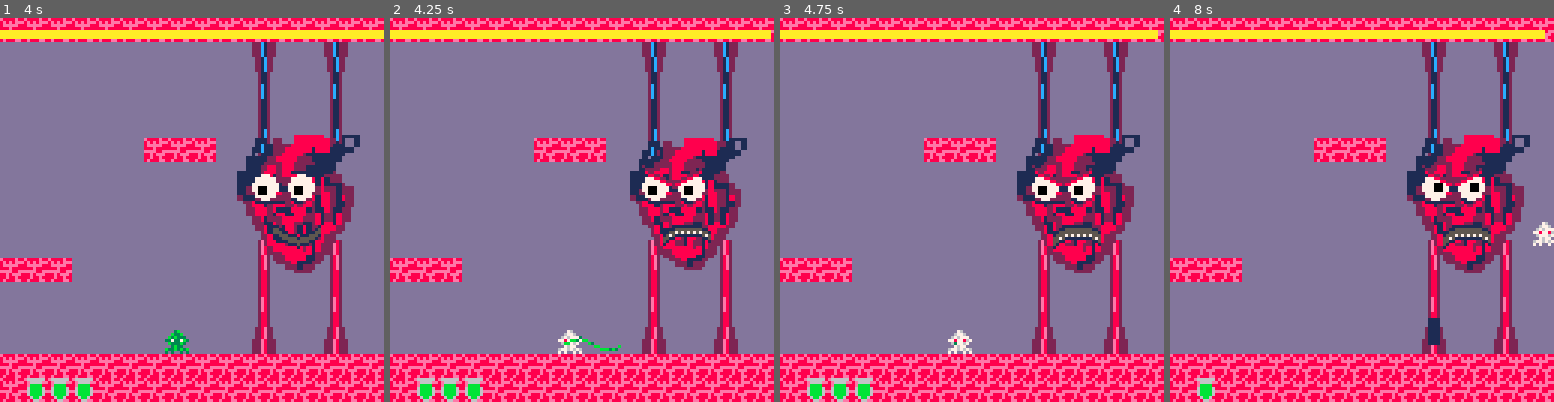
Above: before the commit, frames 1-4 (left to right).
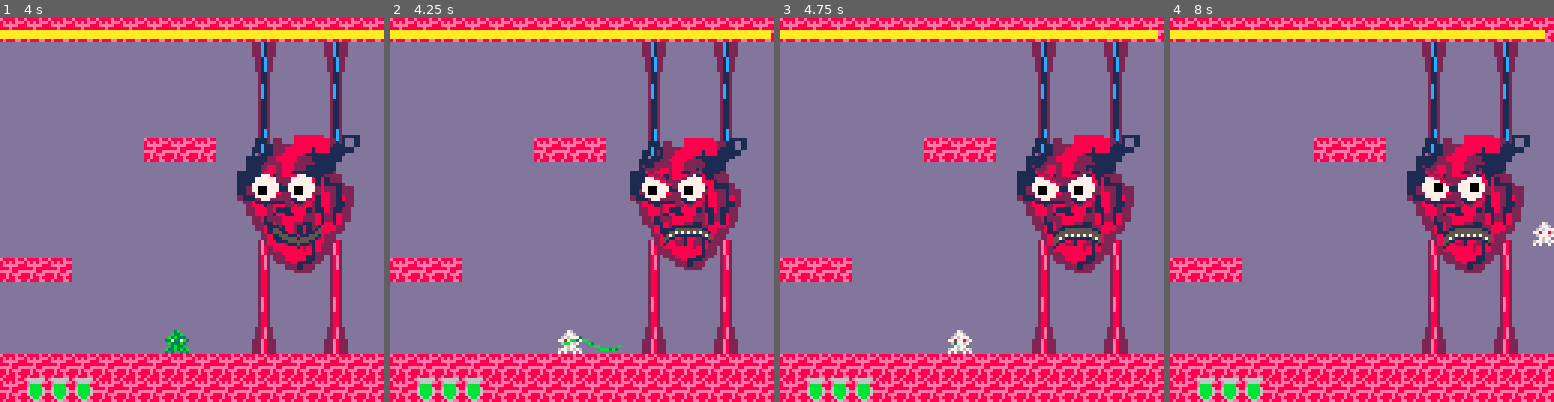
Above: after the commit, the same moments.

Repository: Von-dy/Game_Design_Final_Project
Game: PICO-8 cartridge current_build.p8
The game is run twice, just before and just after one commit, with the same random seed, the same clock (stepped at 60 frames per second) and the same inputs.
Inputs:
- Up to frame 1 (4 s): tap X (X key) at 0.33, 1.07, 1.85, 2.97 s; tap O (Z key) at 0.7, 1.7, 2.1, 2.5, 2.9, 3.3, 3.7 s; hold Right 1.6-2.1 s; hold Up 2.15-2.42 s; hold Right 2.47-3.03 s; hold Left 3.08-3.58 s; hold Down 3.63-3.97 s
- Up to frame 2 (4.25 s): hold Right from 4.02 s (still down); tap X (X key) at 4.08 s; tap O (Z key) at 4.1 s
- Up to frame 3 (4.75 s): tap O (Z key) at 4.5 s; release Right at 4.68 s; hold Up from 4.73 s (still down)
- Up to frame 4 (8 s): tap O (Z key) every 0.4 s from 4.9 to 7.7 s; release Up at 5.03 s; hold Left 5.08-5.68 s; tap X (X key) at 5.2, 6.32, 7.43 s; hold Down 5.73-6.03 s; hold Right 6.08-6.58 s; hold Right 6.63-7.13 s; hold Up 7.18-7.45 s; hold Right from 7.5 s (still down)

Frame 1 is identical in both runs. In frame 2, less than 0.1% of the frame differs, in the area x 74-83%, y 40-44%; in frame 3, less than 0.1%; in frame 4, 0.8%, in the area x 13-83%, y 40-100%.

Commit message:
Cleaned up filesystem

Diff:
--- a/current_build.p8
+++ b/current_build.p8
@@ -2,9 +2,9 @@
 version 8
 __lua__
 function _init()
- z=0 --beat speed
- c=0 --beat count
- tunes=0
+ music(-1)
+ sfx(-1)
+ z,c,boss=0,0,generic_boss() --beat speed, count
 
  --game object
  game={
@@ -17,7 +17,6 @@
  --hitscan list
  hitboxes = {}
  makeplayer(1)
- boss=generic_boss()
 end
 
 --generic boss class
@@ -60,8 +59,8 @@
 
 --makes the valves for the heart boss
 function make_valve(n)
- lx=86
- ly=28
+ lx,ly=86,28
+
  if n==2 then lx=110 ly=28 end
  if n==3 then lx=86 ly=100 end
  if n==4 then lx=110 ly=100 end
@@ -78,12 +77,12 @@
 end
 
 --make a bullet for some owner in some direction
-function make_bullet(o,d)
+function make_bullet(o,d,sp)
  b={
  x=o.x,
  y=o.y,
  d=d,
- sprite=21,
+ sprite=sp,
  spd=1,
  hbox=makehitbox(o.x+2,o.y+2,4,4,nil)
  }
@@ -103,7 +102,7 @@
  --if state 0 do nothing until attacked
 	if s==0 then
 	 for v in all(boss.valves) do
-	  if v.hp<50 then s=1 end
+	  if v.hp<50 then s=1 boss.ct=time() end
 	 end
 	end
  --if state 1 do clot attacks and valve bursts
@@ -138,9 +137,9 @@
   if timer%5==0 then
    clot_attack(side)
   end
-  --every 20 seconds change where flood is coming from
-  if timer%20==0 then
-   --flood()
+  --every 10 seconds change where flood is coming from
+  if timer%6==0 then
+   mini_heart()
   end
  end
  --move whatever bullets have been shot
@@ -152,21 +151,34 @@
 --rain clots of blood on one side of screen
 function clot_attack(side)
  --generate where bullets will spawn
- for i=0,64,3 do
+ for i=0,64,8 do
   tile={x=i,y=8}
   if side==1 then tile.x+=64 end
   t=rnd(5)
-  if t<=1 then add(boss.bullets,make_bullet(tile,3)) end
+  if t<=1 then add(boss.bullets,make_bullet(tile,3,21)) end
  end
 end
 
 --determines what random valve
 --bursts
 function vb()
- id=flr(rnd(4))+1
+ ids={}
+ --compose list of all valves
+ for v in all(boss.valves) do
+  add(ids,v.id)
+ end
+ selector=flr(rnd(#ids))+1
+ id=ids[selector]
+ --find which valve is the active one
  for v in all(boss.valves) do
   if id==v.id then v.sprite=1 return v end
  end
+end
+
+function mini_heart()
+ local y=flr(rnd(104))+8
+ tile={x=128, y=y}
+ add(boss.bullets,make_bullet(tile,10,20))
 end
 
 --for a valve, shoot a
@@ -175,7 +187,7 @@
  v.sprite=16
  --make 8 bullets, 4 diagonals 4 straight
  for i=0,7 do
-  b=make_bullet(v,i)
+  b=make_bullet(v,i,21)
   add(boss.bullets,b)
  end
 end
@@ -183,24 +195,18 @@
 function move_bullets()
  for b in all(boss.bullets) do
   --save tokens
-  d=b.d
-  x=b.x
-  y=b.y
+  d,x,y,dia,good,spd=b.d,b.x,b.y,b.dia,true,b.spd
   hbox=b.hbox
-  hx=hbox.x
-  hy=hbox.y
-  dia=b.dia
-  spd=b.spd
-  good=true
+  hx,hy=hbox.x,hbox.y
 
   --bullet collision with player
 		for p in all(players) do
-   if hcollide(hx,hbox.w,hy,hbox.h,p.x,p.w,p.y,p.h) then p.hp-=1 del(boss.bullets,b) good=false end
+   if p.state~=3 and hcollide(hx,hbox.w,hy,hbox.h,p.x,p.w,p.y,p.h) then p.hp-=1 del(boss.bullets,b) good=false end
   end
 
   if good then
 	  --delete bullets
-	  if x>128 or x<0 or y>112or y<8 then del(boss.bullets,b)
+	  if x>128 or x<0 or y>112 or y<8 or solid(hbox.x,hbox.y) or solid(hbox.x+hbox.w, hbox.y+hbox.h) then del(boss.bullets,b)
 	  else
 
 	  --normal bullet movement
@@ -217,13 +223,21 @@
 	  elseif d==7 then x+=spd y+=spd hx+=spd hy+=spd
 	  end
 
+	  --special bullet movement
+	  --mini heart
+	  if d==10 then x-=spd y+=1.5*cos(.5*time()) hx-=spd hy+=1.5*cos(.5*time()) end
+
 	  --update bullet values
-	  b.x=x
-	  b.y=y
-	  hbox.x=hx
-	  hbox.y=hy
-	  b.hbox=hbox
+	  b.x,b.y,hbox.x,hbox.y,b.hbox=x,y,hx,hy,hbox
 	  end
+  end
+ end
+end
+
+function col_collision(p,c)
+ for i=p.x+3,p.x+6 do
+  for j=p.y+3,p.y+6 do
+   if pget(i,j)==c then p.hp-=1 end
   end
  end
 end
@@ -264,7 +278,7 @@
   w=w,
   h=h
  }
- if name!=nil then hitboxes[name]=hbox add(hitboxes,hbox)
+ if name then hitboxes[name]=hbox add(hitboxes,hbox)
  else return hbox
  end
 end
@@ -469,8 +483,17 @@
 end
 
 function solid(x,y)
- val=mget(x/8,y/8)
- return fget(val,0)
+ return fget(mget(x/8,y/8),0)
+end
+
+function music_player(boss,state)
+ --heart boss
+ if boss.id==1 then
+  --no music
+  if state==0 then music(-1) end
+  --start at track 0
+  if state==1 then music(0) end
+ end
 end
 
 function _update60()
@@ -480,26 +503,25 @@
   for p in all(players) do
    if p.hp<=0 then _init() end
    groundmovement(p)
+   col_collision(p,10)
   end
   --determine what boss you are fighting
   if boss.id==0 then make_boss(1) end
-  --change what boss state
-  if btnp(4) then music(0) end
+  --fighting heart boss
+  s=boss.state
   if boss.id==1 then
-  	hb_logic(boss.state)
-	if boss.state==1 and tunes==0 then
-    tunes=1
-    music(0)
-   end
-  end
-  heart_beat()
+  	hb_logic(s)
+  	heart_beat()
+  	--if phase change
+  	if s~=boss.state then music_player(boss,boss.state) end
+  end
  end
 end
 
 function heart_beat()
  z+=.045+(.02*boss.state)
  if z>1 then z=0 end
- if cos(z)==1 then c+=1 if c==3 then c=0 else sfx(0) end end
+ if cos(z)==1 then c+=1 if c==3 then c=0 sfx(0,1) end end
 end
 
 function _draw()
@@ -514,6 +536,7 @@
   --print(p.hp,p.x-8,p.y-8)
  end
  for h in all(hitboxes) do
+ -- rectfill(h.x,h.y,h.x+h.w,h.y+h.h,1)
   for i=0, h.w-1 do
    local col=flr(rnd(3))
    if col>1 then pset(h.x+i, 2*sin(i/h.w)+h.y+2, 3) else pset(h.x+i, 2*sin(i/h.w)+h.y+2, 11) end
@@ -521,18 +544,28 @@
  end
  for b in all(boss.bullets) do
   spr(b.sprite,b.x,b.y)
- end
- local xyz=0
- for v in all(boss.valves) do
-  if v.sprite==1 then rectfill(v.x,v.y,v.x+3,v.y+8,1) end
-  xyz+=v.hp
- end
- rectfill(0,4,(xyz/200)*128,6,10)
+  --rectfill(b.hbox.x,b.hbox.y,b.hbox.x+b.hbox.w,b.hbox.y+b.hbox.h,4)
+ end
+ draw_hud(boss.id)
  for i=1,players[1].hp do
   spr(53,0+8*i,120)
  end
 end
 
+--given id of boss, draw the hp
+function draw_hud(id)
+ --heart boss
+ local hpleft=0
+ if id==1 then
+  for v in all(boss.valves) do
+   if v.sprite==1 then rectfill(v.x,v.y,v.x+3,v.y+8,1) end
+   hpleft+=v.hp
+  end
+  rectfill(0,4,(hpleft/200)*128,6,10)
+ --end heart boss drawing
+ end
+
+end
 
 function draw_boss()
  if c==1 then
@@ -545,62 +578,50 @@
  draw_face()
 end
 
+
 function draw_face()
  local y=0
  local x=0
-
- for p in all(players) do
-   y=p.y
-   x=p.x
- end
-  circfill(88, 56, 4, 7)
-  circfill(100, 56, 4, 7)
-
- if boss.state==1 then
-   --left brow
-  line(84, 49, 90, 53, 2)
-  line(85, 50, 92, 54, 2)
-  line(85, 51, 93, 55, 8)
-  --right brow
-  line(101, 49, 98, 53, 2)
-  line(103, 50, 96, 54, 2)
-  line(103, 51, 95, 55, 8)
-
-  --angry face
-  draw_lips(1, 91, 72, 16, 1, 5)
- elseif boss.state==0 then
-  --happy face
-  draw_lips(0, 91, 72, 16, 1, 5)
- elseif boss.state==2 then
- --sad face
-  draw_lips(2, 91, 72, 16, 1, 5)
-  line(88-1,52,88+1, 52, 2)
-  line(88-3,53,88+3, 53, 2)
-  line(88-3,54,88+3, 54, 2)
-  line(88-4,55,88+4, 55, 2)
-  line(100-1,52,100+1, 52, 2)
-  line(100-3,53,100+3, 53, 2)
-  line(100-3,54,100+3, 54, 2)
-  line(100-4,55,100+4, 55, 2)
+ for p in all(players) do y=p.y x=p.x end
+  draw_eyes(boss.state, 88, 56, 4, 12, 2, 8)
+  draw_lips(boss.state, 91, 72, 16, 1, 5)
+end
+
+--mood, eye_x, eye_y, eye_r, distance, primary color, secondary color
+function draw_eyes(m, e_x, e_y, e_r, d, p_col, s_col)
+ local l_e_x=e_x
+ local r_e_x=e_x+d
+
+ --base circle
+ circfill(e_x, e_y, e_r, 7)
+ circfill(r_e_x, e_y, e_r, 7)
+
+ --tracking pupils                                  -- sad pupils
+ if m<=1 then draw_pupils(e_x, e_y, e_r, d, 0) else draw_pupils(e_x, e_y, e_r, d, 1) end
+
+ --angry eyebrows
+ if m==1 then
+  --left brow
+ line(l_e_x-4, e_y-7, l_e_x+2, e_y-3, p_col)
+ line(l_e_x-3, e_y-6, l_e_x+4, e_y-2, p_col)
+ line(l_e_x-3, e_y-5, l_e_x+5, e_y-1, s_col)
+ --right brow
+ line(r_e_x+1, e_y-7, r_e_x-2, e_y-3, p_col)
+ line(r_e_x+3, e_y-6, r_e_x-4, e_y-2, p_col)
+ line(r_e_x+3, e_y-5, r_e_x+5, e_y-1, s_col)
+ elseif m==2 then -- sad / eyelids
+  for i=0, e_r do
+   if i==e_r then
+    line(l_e_x-i, e_y-e_r+i-1, l_e_x+i, e_y-e_r+i-1, p_col)
+    line(r_e_x-i, e_y-e_r+i-1, r_e_x+i, e_y-e_r+i-1, p_col)
+   else
+    line(l_e_x-i-1, e_y-e_r+i-1, l_e_x+i+1, e_y-e_r+i-1, p_col)
+    line(r_e_x-i-1, e_y-e_r+i-1, r_e_x+i+1, e_y-e_r+i-1, p_col)
+   end
+  end
   pset(91,59,12)
   pset(98,59,12)
-  if c>=1 then
-   line(88-4,56,88+4, 56, 2)
-   line(100-4,56,100+4, 56, 2)
-   pset(97,59,12)
-   pset(92,59,12)
-   if game.frame_counter%50<=30 then
-   line(88-4,57,88+4, 57, 2)
-   line(88-3,58,88+3, 58, 2)
-   line(100-4,57,100+4, 57, 2)
-   line(100-3,58,100+3, 58, 2)
-   pset(92,60,12)
-   pset(97,60,12)
-   end
-  end
-
- end
- --pupil tracking
+ end
 end
 
 --left center_x, left center_y, radius, distance, mood
@@ -631,7 +652,6 @@
 function draw_lips(m, x, y, len, p_col, s_col)
  local l=len*2
  if m==0 then --happy mood
-  draw_pupils(88, 56, 4, 12, 0)
   for i=0, len-1 do
    pset(x+i, y-4*sin(i/l), p_col)
    pset(x+i, (y-1)-4*sin(i/l), s_col)
@@ -644,7 +664,6 @@
    end
   end
  elseif m==1 then --angry mood
-  draw_pupils(88, 56, 4, 12, 0)
   for i=0, len-1 do
     pset(x+i, y+3*sin(i/l), p_col)
     pset(x+i, (y+1)+3*sin(i/l), s_col)
@@ -658,17 +677,15 @@
      if i%2==0 and i!=0 then pset(x+i, (y+3)+3*sin(i/l), 7) end
     end
    end
-  elseif m==2 then --sad mood
-   draw_pupils(88, 56, 4, 12, 1)
-  end
- end
-
- function draw_valves()
-  sspr(80, 0, 8, 8, 108, 8, 8, 38)
-  sspr(80, 8, 8, 8, 108, 74, 8, 38)
-  sspr(80, 0, 8, 8, 84, 8, 8, 38)
-  sspr(80, 8, 8, 8, 84, 74, 8, 38)
- end
+ end
+end
+
+function draw_valves()
+ sspr(80, 0, 8, 8, 108, 8, 8, 38)
+ sspr(80, 8, 8, 8, 108, 74, 8, 38)
+ sspr(80, 0, 8, 8, 84, 8, 8, 38)
+ sspr(80, 8, 8, 8, 84, 74, 8, 38)
+end
 
 
 __gfx__
@@ -680,13 +697,13 @@
 0070070028228288e222222eddddddddf474f4fff8f8e8f888e8eee8822222281111111111111111002112000000011111228888822211111110000000000000
 00000000e28e2e2e2e2222e2ddddddddff7f7f478e8f8fe888e88e882822228201111111111111100021c2000000011112222888222221111100000000000000
 000000008e2828e222eeee22dddddddd474f474fe8fe8e8f8e888ee8228888220011111111111100002c12000000011122882888222111111100000000000000
-00000000000000000000000000000000000000000000000000000000000000000882222200000000002e82000001111128882881111111111200000000000000
-000000000000000000000000000000000000000000777700000000000000000000888222000000000028e2000001111118812888811111122220000000000000
-00000000000000000000000000000000000000000777777077777777000000000711888200000000002882000001111188812228888881812220000000000000
-00000000000000000000000000000000000000000777777055555555000000000711118800000000002882000001111888111222288881811112000000000000
-00000000000000000000000000000000000000000777777077777777000000000771177800000000002e82000001122881181111228882822212220000000000
-00000000000000000000000000000000000000000777777000000000000000000777777000000000002882000001122281888221828222882212220000000000
-000000000000000000000000000000000000000000777700000000000000000000777700000000000228e2200002111222222221182281882218220000000000
+00000000000000000000000000000000080000800000000000000000000000000882222200000000002e82000001111128882881111111111200000000000000
+000000000000000000000000000000008e8008e800777700000000000000000000888222000000000028e2000001111118812888811111122220000000000000
+000000000000000000000000000000008ee88ee80777777077777777000000000711888200000000002882000001111188812228888881812220000000000000
+000000000000000000000000000000008eeeeee80777777055555555000000000711118800000000002882000001111888111222288881811112000000000000
+0000000000000000000000000000000008eeee800777777077777777000000000771177800000000002e82000001122881181111228882822212220000000000
+00000000000000000000000000000000008ee8000777777000000000000000000777777000000000002882000001122281888221828222882212220000000000
+000000000000000000000000000000000008800000777700000000000000000000777700000000000228e2200002111222222221182281882218220000000000
 00000000000000000000000000000000000000000000000000000000000000000000000000000000222e82220000228111111128112821882211220000000000
 00000000000000000000000000000000000000000000000000000000088222220000000000000000000000000000028881288822828821882211220000000000
 00000000000000000000000000000000000000000000000000000000008882220000000000000000000000000000022888281118888121182112200000000000
--- a/master_animation_funcs.lua
+++ /dev/null
@@ -1,132 +0,0 @@
-
-function draw_boss()
- if c==1 then
-  draw_valves()
-  sspr(88, 0, 32, 32, 75,39, 46, 46)
- else
-  draw_valves()
-  sspr(88, 0, 32, 32, 76,40, 44, 44)
- end
- draw_face()
-end
-
-function draw_face()
- local y=0
- local x=0
- for p in all(players) do y=p.y x=p.x end
-  draw_eyes(boss.state, 88, 56, 4, 12, 2, 8)
-  draw_lips(boss.state, 91, 72, 16, 1, 5)
-
-  --pset(91,59,12)
-  --pset(98,59,12)
-  --if c>=1 then
-   --line(88-4,56,88+4, 56, 2)
-   --line(100-4,56,100+4, 56, 2)
-   --pset(97,59,12)
-   --pset(92,59,12)
-   --if game.frame_counter%50<=30 then
-   --line(88-4,57,88+4, 57, 2)
-   --line(88-3,58,88+3, 58, 2)
-   --line(100-4,57,100+4, 57, 2)
-   --line(100-3,58,100+3, 58, 2)
-   --pset(92,60,12)
-   --pset(97,60,12)
-   --end
-  --end
-end
-
---mood, eye_x, eye_y, eye_r, distance, primary color, secondary color
-function draw_eyes(m, e_x, e_y, e_r, d, p_col, s_col)
- local l_e_x=e_x
- local r_e_x=e_x+d
-
- --base circle
- circfill(e_x, e_y, e_r, 7)
- circfill(r_e_x, e_y, e_r, 7)
-
- --tracking pupils                                  -- sad pupils
- if m<=1 then draw_pupils(e_x, e_y, e_r, d, 0) else draw_pupils(e_x, e_y, e_r, d, 1) end
-
- --angry eyebrows
- if m==1 then
-  --left brow
- line(l_e_x-4, e_y-7, l_e_x+2, e_y-3, p_col)
- line(l_e_x-3, e_y-6, l_e_x+4, e_y-2, p_col)
- line(l_e_x-3, e_y-5, l_e_x+5, e_y-1, s_col)
- --right brow
- line(r_e_x+1, e_y-7, r_e_x-2, e_y-3, p_col)
- line(r_e_x+3, e_y-6, r_e_x-4, e_y-2, p_col)
- line(r_e_x+3, e_y-5, r_e_x+5, e_y-1, s_col)
- elseif m==2 then -- sad / eyelids
-  for i=0, e_r do
-   line(l_e_x-i, e_y-e_r+i, l_e_x+i, e_y-e_r+i, p_col)
-   line(r_e_x-i, e_y-e_r+i, r_e_x+i, e_y-e_r+i, p_col)
-  end
-  pset(91,59,12)
-  pset(98,59,12)
- end
-
-end
-
---left center_x, left center_y, radius, distance, mood
-function draw_pupils(c_x, c_y, r, d, m)
- local x=c_x-1
- local y=c_y
- local p_y=0
- local p_x=0
-
- if m==0 then --tracking
-  for p in all(players) do
-   p_y=p.y
-   p_x=p.x
-  end
-  if p_y<=c_y then y-=1 end
-  if p_y<=c_y+32 then y-=1 end
-  if p_x>=c_x+20 then x+=1 end
-  if p_x<=c_x-20 then x-=1 end
-  if p_x>c_x-20 and p_x<c_x+20 then y+=1 end
- elseif m==1 then --crying
-  y+=1
- end
-  rectfill(x,y,x+2,y+2,0)
-  rectfill(x+d,y,x+d+2, y+2, 0)
-end
-
---mood, x, y, length, primary_col, secondary_col
-function draw_lips(m, x, y, len, p_col, s_col)
- local l=len*2
- if m==0 then --happy mood
-  for i=0, len-1 do
-   pset(x+i, y-4*sin(i/l), p_col)
-   pset(x+i, (y-1)-4*sin(i/l), s_col)
-   pset(x+i, (y-2)-4*sin(i/l), s_col)
-   if c!=1 then
-    pset(x+i, (y-3)-4*sin(i/l), p_col)
-   else
-    pset(x+i, (y-3)-4*sin(i/l), s_col)
-    pset(x+i, (y-3)-4*sin(i/l), p_col)
-   end
-  end
- elseif m==1 then --angry mood
-  for i=0, len-1 do
-    pset(x+i, y+3*sin(i/l), p_col)
-    pset(x+i, (y+1)+3*sin(i/l), s_col)
-    pset(x+i, (y+2)+3*sin(i/l), s_col)
-    if c!=1 then
-     pset(x+i, (y+3)+3*sin(i/l), p_col)
-     if i%2==0 and i!=0 then pset(x+i, (y+2)+3*sin(i/l), 7) end
-    else
-     pset(x+i, (y+3)+3*sin(i/l), s_col)
-     pset(x+i, (y+4)+3*sin(i/l), p_col)
-     if i%2==0 and i!=0 then pset(x+i, (y+3)+3*sin(i/l), 7) end
-    end
-   end
- end
-end
-
- function draw_valves()
-  sspr(80, 0, 8, 8, 108, 8, 8, 38)
-  sspr(80, 8, 8, 8, 108, 74, 8, 38)
-  sspr(80, 0, 8, 8, 84, 8, 8, 38)
-  sspr(80, 8, 8, 8, 84, 74, 8, 38)
- end
Not shown, removed: build2_sprites.png
Not shown, removed: current_build_sprites.p8.png
Not shown, removed: current_build_sprites.png
